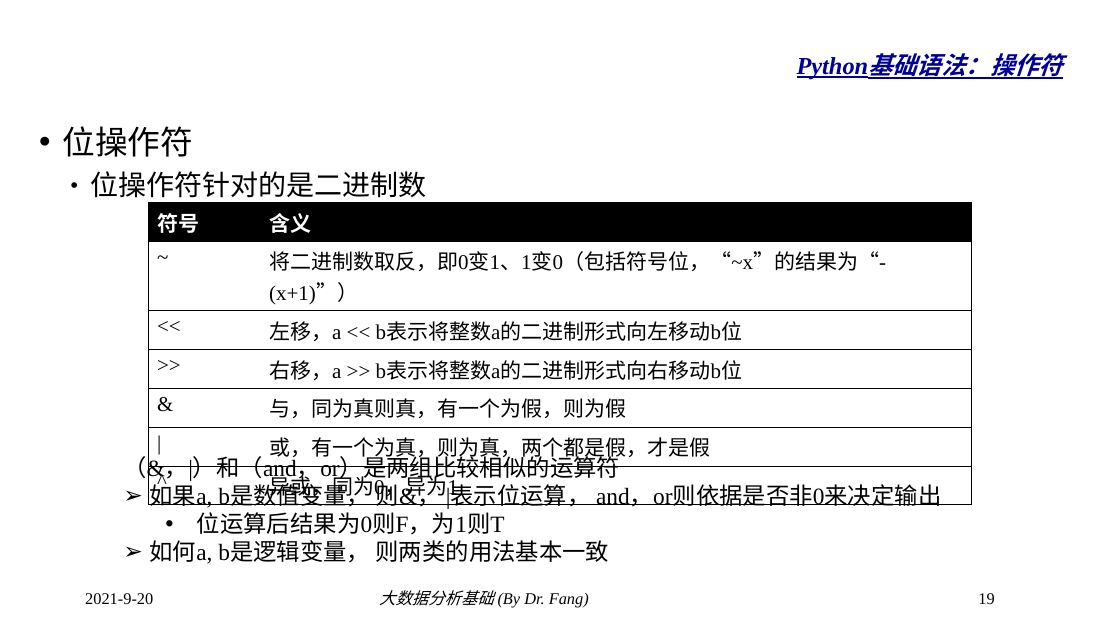
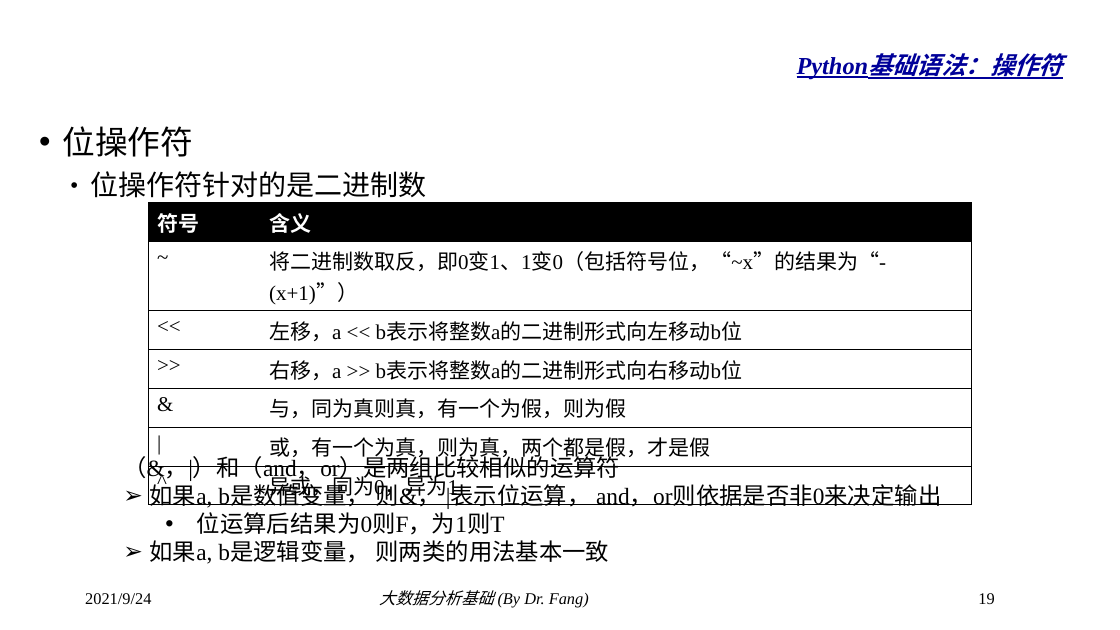
Before and after one commit to dr-fang/BDA, a slide deck: slide 19 of slides/2_PythonBasic.pptx. Drawn at 1120x630 pixels with LibreOffice and Linux fonts; fonts in the diff are those of the drawing; background and template pictures are left out. Boxes give left, top, right and bottom in pixels: in the first picture for what was removed or moved away, otherwise in the second. Text is boxed around its words. In the diff, an @@ line names an element or a change of style, - is before the commit and + after.

```diff
--- a/slides/2_PythonBasic.pptx
+++ b/slides/2_PythonBasic.pptx
@@ text at box(150, 540, 610, 564): text changed @@
-➢ 如何a, b是逻辑变量， 则两类的用法基本一致
+➢ 如果a, b是逻辑变量， 则两类的用法基本一致
@@ text at box(85, 593, 151, 604): text changed @@
-2021-9-20
+2021/9/24
```
Also in this commit, not shown: 42 other slides changed.
